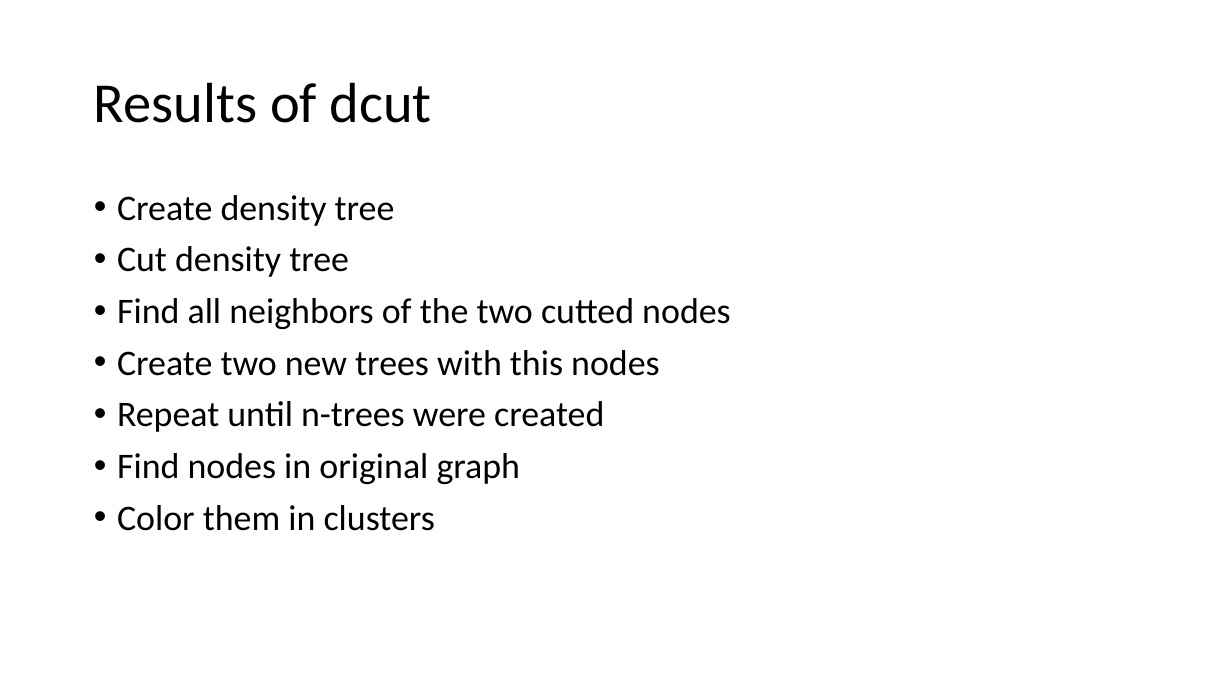
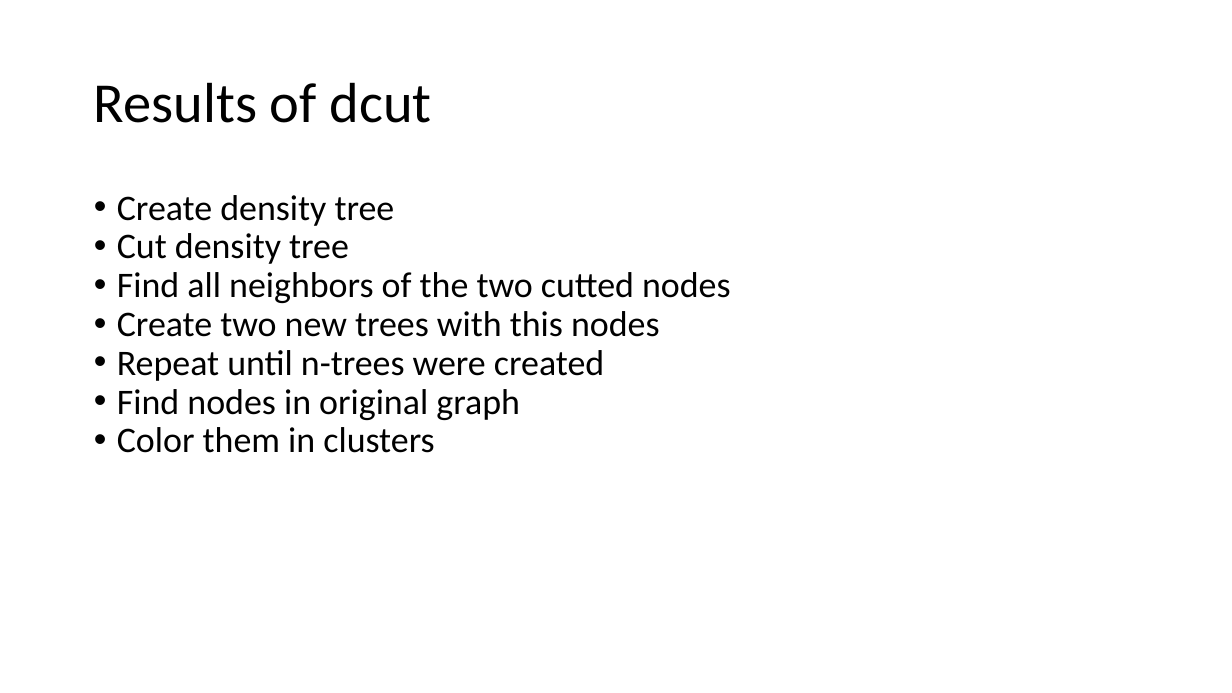
Before and after one commit to Reveret/DataMining, a slide deck: slide 2 of präsi_graph_mining.pptx. Drawn at 1232x693 pixels with LibreOffice and Linux fonts; fonts in the diff are those of the drawing. Boxes give left, top, right and bottom in pixels: in the first picture for what was removed or moved away, otherwise in the second. Text is boxed around its words. In the diff, an @@ line names an element or a change of style, - is before the commit and + after.

```diff
--- a/präsi_graph_mining.pptx
+++ b/präsi_graph_mining.pptx
@@ text "Create density tree" at (117, 195, 731, 453): less space between paragraphs @@
```
Also in this commit, not shown: 4 other slides changed, 6 slides added, 1 slide removed, 20 other files.
